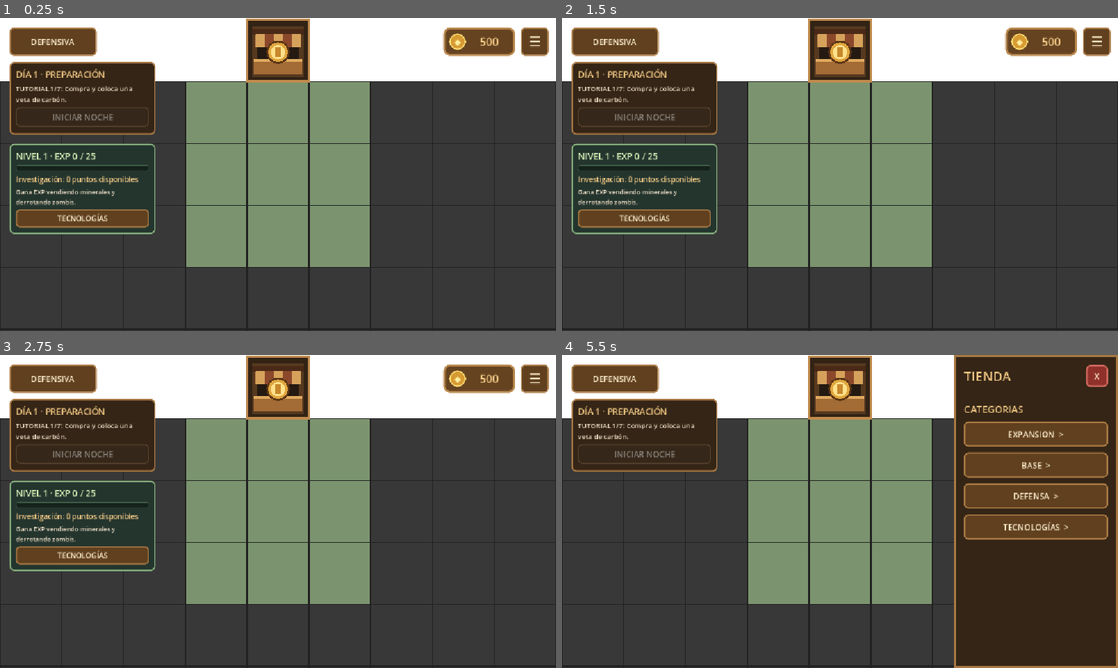
Above: before the commit, frames 1-4 (two rows, left to right).
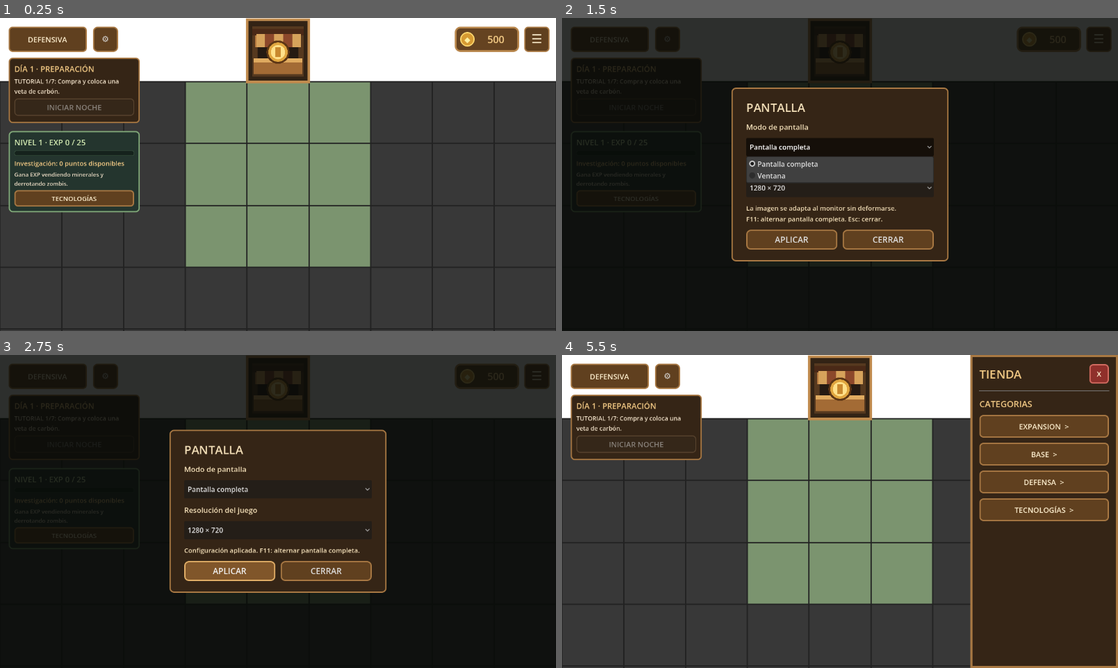
Above: after the commit, the same moments.

Repository: Therix13/MinerZombier
Game: Godot game, scene res://main.tscn
Same seed, same stepped clock (60 frames per second), same inputs: the game is played once before the commit and once after it.
Inputs (mouse positions are in pixels of both pictures, inside the frame that each line leads up to):
- Up to frame 1 (0.25 s): no input
- Up to frame 2 (1.5 s): click (667, 39) at 0.5 s, where only the run after the commit has a clickable "⚙"; click (840, 146) at 1.25 s, where only the run after the commit has a clickable "Pantalla completa"
- Up to frame 3 (2.75 s): click (227, 577) at 2 s, where only the run after the commit has a clickable "APLICAR"
- Up to frame 4 (5.5 s): click (840, 489) at 2.75 s, where only the run after the commit has a clickable "Pantalla completa"; click (789, 570) at 3.5 s, where only the run after the commit has a clickable "APLICAR"; click (890, 570) at 4.25 s, where only the run after the commit has a clickable "CERRAR"; click "☰" at 5 s

The runs differ from the first frame. In frame 1, 11% of the frame differs, in the area x 0-100%, y 0-80%; in frame 2, 97%, in the area x 0-100%, y 0-100%; in frame 3, 96%; in frame 4, 16%.

Commit message:
Add fullscreen and resolution controls up to QHD

Diff:
--- a/Scripts/camera_controller.gd
+++ b/Scripts/camera_controller.gd
@@ -16,6 +16,7 @@
 var max_zoom: float = 1.0
 var dragging: bool = false
 var last_mouse_position: Vector2 = Vector2.ZERO
+var previous_viewport_size: Vector2 = Vector2.ZERO
 
 func setup(target: Camera2D, source: Viewport, grid_manager: RefCounted) -> void:
 	camera = target
@@ -38,6 +39,11 @@
 
 func update_zoom_limits(initial: bool = false) -> void:
 	var viewport_size: Vector2 = viewport.get_visible_rect().size
+	if not initial and previous_viewport_size.x > 0.0 and viewport_size.x != previous_viewport_size.x:
+		var ratio: float = viewport_size.x / previous_viewport_size.x
+		camera.zoom *= ratio
+		mine_zoom *= ratio
+	previous_viewport_size = viewport_size
 	var map_size: Vector2 = grid.get_map_size()
 	max_zoom = viewport_size.x / (VISIBLE_COLUMNS * grid.TILE_SIZE)
 	min_zoom = maxf(viewport_size.x / map_size.x, viewport_size.y / map_size.y)
--- /dev/null
+++ b/Scripts/display_settings.gd
@@ -0,0 +1,222 @@
+extends CanvasLayer
+
+signal changed
+
+const SETTINGS_PATH := "user://display_settings.cfg"
+const INTERFACE_WIDTH: float = 1280.0
+const RESOLUTIONS := [Vector2i(1280, 720), Vector2i(1600, 900), Vector2i(1920, 1080), Vector2i(2560, 1440)]
+
+var resolution := Vector2i(1920, 1080)
+var fullscreen: bool = true
+var menu_open: bool = false
+var previously_paused: bool = false
+var menu_root: Control
+var overlay: Control
+var settings_button: Button
+var mode_selector: OptionButton
+var resolution_selector: OptionButton
+var status: Label
+
+func _ready() -> void:
+	layer = 50
+	process_mode = Node.PROCESS_MODE_ALWAYS
+	if DisplayServer.get_name() != "headless":
+		load_settings()
+		apply_display(false)
+	build_interface()
+	update_layout()
+	get_viewport().size_changed.connect(update_layout)
+
+func interface_scale() -> float:
+	if DisplayServer.get_name() == "headless" and get_window().content_scale_size == Vector2i.ZERO:
+		return 1.0
+	return float(resolution.x) / INTERFACE_WIDTH
+
+func load_settings() -> void:
+	var screen_size: Vector2i = DisplayServer.screen_get_size(get_window().current_screen)
+	resolution = RESOLUTIONS[0]
+	for candidate: Vector2i in RESOLUTIONS:
+		if candidate.x <= screen_size.x and candidate.y <= screen_size.y:
+			resolution = candidate
+	var config := ConfigFile.new()
+	if config.load(SETTINGS_PATH) != OK:
+		return
+	var width: Variant = config.get_value("display", "width", resolution.x)
+	var height: Variant = config.get_value("display", "height", resolution.y)
+	if width is int and height is int and Vector2i(width, height) in RESOLUTIONS:
+		resolution = Vector2i(width, height)
+	var saved_mode: Variant = config.get_value("display", "fullscreen", true)
+	if saved_mode is bool:
+		fullscreen = saved_mode
+
+func save_settings() -> Error:
+	var config := ConfigFile.new()
+	config.set_value("display", "width", resolution.x)
+	config.set_value("display", "height", resolution.y)
+	config.set_value("display", "fullscreen", fullscreen)
+	return config.save(SETTINGS_PATH)
+
+func apply_display(persist: bool = true) -> void:
+	var window: Window = get_window()
+	# The selected resolution is the actual 2D render target, capped at QHD.
+	# Native fullscreen fills the monitor without changing its display mode.
+	window.content_scale_mode = Window.CONTENT_SCALE_MODE_VIEWPORT
+	window.content_scale_aspect = Window.CONTENT_SCALE_ASPECT_KEEP
+	window.content_scale_factor = 1.0
+	window.content_scale_size = resolution
+	if DisplayServer.get_name() != "headless" and not window.is_embedded():
+		if fullscreen:
+			window.mode = Window.MODE_FULLSCREEN
+		else:
+			window.mode = Window.MODE_WINDOWED
+			window.borderless = false
+			var usable: Rect2i = DisplayServer.screen_get_usable_rect(window.current_screen)
+			var available := Vector2i(maxi(usable.size.x - 40, 1), maxi(usable.size.y - 80, 1))
+			var fit: float = minf(1.0, minf(float(available.x) / resolution.x, float(available.y) / resolution.y))
+			window.min_size = Vector2i(mini(800, available.x), mini(450, available.y))
+			window.size = Vector2i(Vector2(resolution) * fit)
+			window.position = usable.position + (usable.size - window.size) / 2
+	update_layout()
+	changed.emit()
+	if persist and save_settings() != OK and status != null:
+		status.text = "Aplicado. No se pudo guardar la selección para el próximo inicio."
+
+func update_layout() -> void:
+	if menu_root == null:
+		return
+	scale = Vector2.ONE * interface_scale()
+	menu_root.size = get_viewport().get_visible_rect().size / interface_scale()
+
+func build_interface() -> void:
+	menu_root = Control.new()
+	menu_root.mouse_filter = Control.MOUSE_FILTER_IGNORE
+	add_child(menu_root)
+	settings_button = make_button("⚙")
+	settings_button.tooltip_text = "Pantalla y resolución · F11: pantalla completa"
+	settings_button.position = Vector2(214, 20)
+	settings_button.size = Vector2(58, 58)
+	settings_button.pressed.connect(open_menu)
+	menu_root.add_child(settings_button)
+	overlay = Control.new()
+	overlay.set_anchors_and_offsets_preset(Control.PRESET_FULL_RECT)
+	overlay.mouse_filter = Control.MOUSE_FILTER_STOP
+	menu_root.add_child(overlay)
+	var shade := ColorRect.new()
+	shade.color = Color(0.03, 0.04, 0.03, 0.85)
+	shade.set_anchors_and_offsets_preset(Control.PRESET_FULL_RECT)
+	overlay.add_child(shade)
+	var center := CenterContainer.new()
+	center.set_anchors_and_offsets_preset(Control.PRESET_FULL_RECT)
+	center.mouse_filter = Control.MOUSE_FILTER_IGNORE
+	overlay.add_child(center)
+	var panel := PanelContainer.new()
+	panel.custom_minimum_size = Vector2(500, 0)
+	panel.add_theme_stylebox_override("panel", make_style("#352516", "#a87843"))
+	center.add_child(panel)
+	var margin := MarginContainer.new()
+	for side in ["left", "right", "top", "bottom"]:
+		margin.add_theme_constant_override("margin_" + side, 24)
+	panel.add_child(margin)
+	var column := VBoxContainer.new()
+	column.add_theme_constant_override("separation", 14)
+	margin.add_child(column)
+	add_label(column, "PANTALLA", 27)
+	add_label(column, "Modo de pantalla", 17)
+	mode_selector = OptionButton.new()
+	mode_selector.add_item("Pantalla completa")
+	mode_selector.add_item("Ventana")
+	mode_selector.custom_minimum_size.y = 42
+	column.add_child(mode_selector)
+	add_label(column, "Resolución del juego", 17)
+	resolution_selector = OptionButton.new()
+	for candidate: Vector2i in RESOLUTIONS:
+		resolution_selector.add_item("%d × %d%s" % [candidate.x, candidate.y, " · 2K / QHD" if candidate.x == 2560 else ""])
+	resolution_selector.custom_minimum_size.y = 42
+	column.add_child(resolution_selector)
+	status = add_label(column, "La imagen se adapta al monitor sin deformarse.\nF11: alternar pantalla completa. Esc: cerrar.", 15)
+	var row := HBoxContainer.new()
+	row.add_theme_constant_override("separation", 12)
+	column.add_child(row)
+	var apply_button := make_button("APLICAR")
+	apply_button.size_flags_horizontal = Control.SIZE_EXPAND_FILL
+	apply_button.pressed.connect(apply_selection)
+	row.add_child(apply_button)
+	var close_button := make_button("CERRAR")
+	close_button.size_flags_horizontal = Control.SIZE_EXPAND_FILL
+	close_button.pressed.connect(close_menu)
+	row.add_child(close_button)
+	overlay.hide()
+
+func add_label(parent: Node, text: String, font_size: int) -> Label:
+	var label := Label.new()
+	label.text = text
+	label.autowrap_mode = TextServer.AUTOWRAP_WORD_SMART
+	label.add_theme_font_size_override("font_size", font_size)
+	label.add_theme_color_override("font_color", Color("#f3dfb8"))
+	parent.add_child(label)
+	return label
+
+func make_style(background: String, border: String) -> StyleBoxFlat:
+	var style := StyleBoxFlat.new()
+	style.bg_color = Color(background)
+	style.border_color = Color(border)
+	style.set_border_width_all(3)
+	style.set_corner_radius_all(10)
+	style.content_margin_left = 10
+	style.content_margin_right = 10
+	return style
+
+func make_button(text: String) -> Button:
+	var button := Button.new()
+	button.text = text
+	button.custom_minimum_size.y = 46
+	button.add_theme_font_size_override("font_size", 19)
+	button.add_theme_stylebox_override("normal", make_style("#60401f", "#a87843"))
+	button.add_theme_stylebox_override("hover", make_style("#80562a", "#e0ad66"))
+	button.add_theme_stylebox_override("pressed", make_style("#352516", "#a87843"))
+	return button
+
+func open_menu() -> void:
+	if menu_open:
+		return
+	mode_selector.select(0 if fullscreen else 1)
+	resolution_selector.select(RESOLUTIONS.find(resolution))
+	previously_paused = get_tree().paused
+	menu_open = true
+	overlay.show()
+	get_tree().paused = true
+	mode_selector.grab_focus()
+
+func close_menu() -> void:
+	if not menu_open:
+		return
+	menu_open = false
+	overlay.hide()
+	get_tree().paused = previously_paused
+	settings_button.grab_focus()
+
+func apply_selection() -> void:
+	if mode_selector.selected == 0 and get_window().is_embedded():
+		status.text = "Ejecuta el juego en una ventana independiente para usar pantalla completa."
+		return
+	resolution = RESOLUTIONS[resolution_selector.selected]
+	fullscreen = mode_selector.selected == 0
+	status.text = "Configuración aplicada. F11: alternar pantalla completa."
+	apply_display()
+
+func _input(event: InputEvent) -> void:
+	if not event is InputEventKey or not event.pressed or event.echo:
+		return
+	if event.keycode == KEY_F11 or (event.alt_pressed and event.keycode == KEY_ENTER):
+		if not get_window().is_embedded():
+			fullscreen = not fullscreen
+			apply_display()
+			mode_selector.select(0 if fullscreen else 1)
+		get_viewport().set_input_as_handled()
+	elif menu_open and event.keycode == KEY_ESCAPE:
+		close_menu()
+		get_viewport().set_input_as_handled()
+
+func _exit_tree() -> void:
+	if menu_open:
+		get_tree().paused = previously_paused
--- a/Scripts/main.gd
+++ b/Scripts/main.gd
@@ -13,6 +13,7 @@
 const DefenseZoneScript = preload("res://Scripts/defense_zone.gd")
 const CycleScript = preload("res://Scripts/day_night_manager.gd")
 const ProgressionScript = preload("res://Scripts/progression_manager.gd")
+const DisplaySettingsScript = preload("res://Scripts/display_settings.gd")
 
 const DRAG_THRESHOLD := 8.0
 
@@ -27,6 +28,7 @@
 var defense_zone: Node2D
 var cycle: RefCounted
 var progression: RefCounted
+var display_settings: CanvasLayer
 var placing_free_launcher: bool = false
 var shop: Control
 var renderer: Node2D
@@ -55,6 +57,8 @@
 @onready var ui_layer: CanvasLayer = $CanvasLayer
 
 func _ready() -> void:
+	display_settings = DisplaySettingsScript.new()
+	add_child(display_settings)
 	grid = GridScript.new()
 	economy = EconomyScript.new()
 	progression = ProgressionScript.new()
@@ -120,7 +124,19 @@
 	shop.defense_platforms_unlocked.connect(redraw_world)
 	shop.defense_platforms_unlocked.connect(cycle.refresh_tutorial)
 	build_night_victory_popup()
-	redraw_world()
+	display_settings.changed.connect(update_display_layout)
+	get_viewport().size_changed.connect(update_display_layout)
+	update_display_layout()
+	redraw_world()
+
+func update_display_layout() -> void:
+	var factor: float = display_settings.interface_scale()
+	ui_layer.scale = Vector2.ONE * factor
+	shop.set_anchors_and_offsets_preset(Control.PRESET_TOP_LEFT)
+	shop.size = get_viewport().get_visible_rect().size / factor
+	get_node("CapaVictoria").scale = Vector2.ONE * factor
+	update_night_victory_layout()
+	camera_controller.update_zoom_limits()
 
 func _exit_tree() -> void:
 	# RefCounted managers refer to each other. Break those cycles on scene
@@ -332,6 +348,8 @@
 	redraw_world()
 
 func _input(event: InputEvent) -> void:
+	if display_settings != null and display_settings.menu_open:
+		return
 	if night_victory_overlay != null and night_victory_overlay.visible:
 		if event is InputEventKey and event.pressed and not event.echo and event.keycode in [KEY_ENTER, KEY_KP_ENTER, KEY_ESCAPE]:
 			dismiss_night_victory_popup()
@@ -355,6 +373,8 @@
 			finish_object_interaction()
 
 func _unhandled_input(event: InputEvent) -> void:
+	if display_settings != null and display_settings.menu_open:
+		return
 	if night_victory_overlay != null and night_victory_overlay.visible:
 		return
 	if event is InputEventMouseButton and event.button_index == MOUSE_BUTTON_LEFT and event.pressed:
@@ -530,7 +550,8 @@
 func update_night_victory_layout() -> void:
 	if night_victory_overlay == null:
 		return
-	var viewport_size: Vector2 = get_viewport().get_visible_rect().size
+	var factor: float = display_settings.interface_scale() if display_settings != null else 1.0
+	var viewport_size: Vector2 = get_viewport().get_visible_rect().size / factor
 	night_victory_overlay.position = Vector2.ZERO
 	night_victory_overlay.size = viewport_size
 	night_victory_shade.position = Vector2.ZERO
